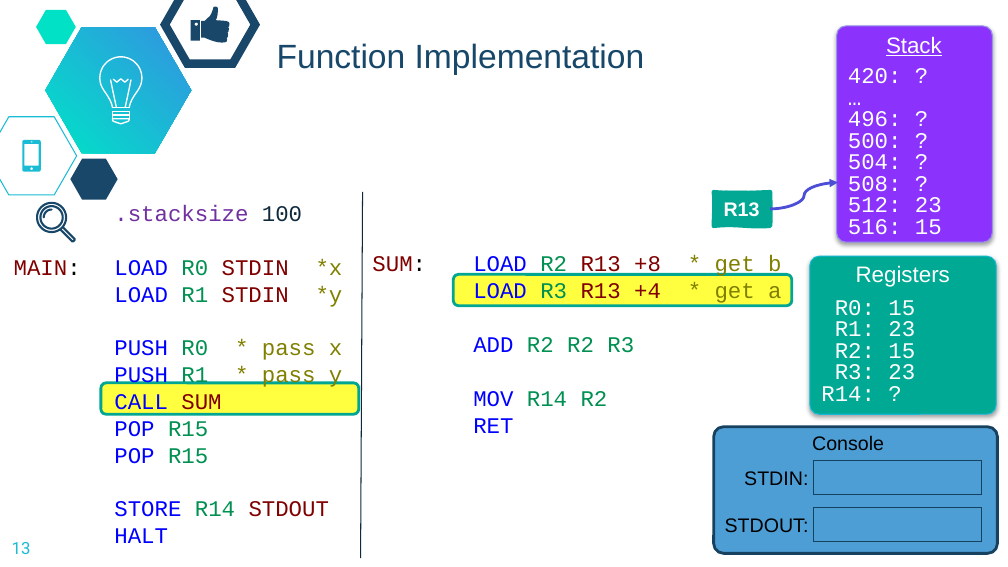
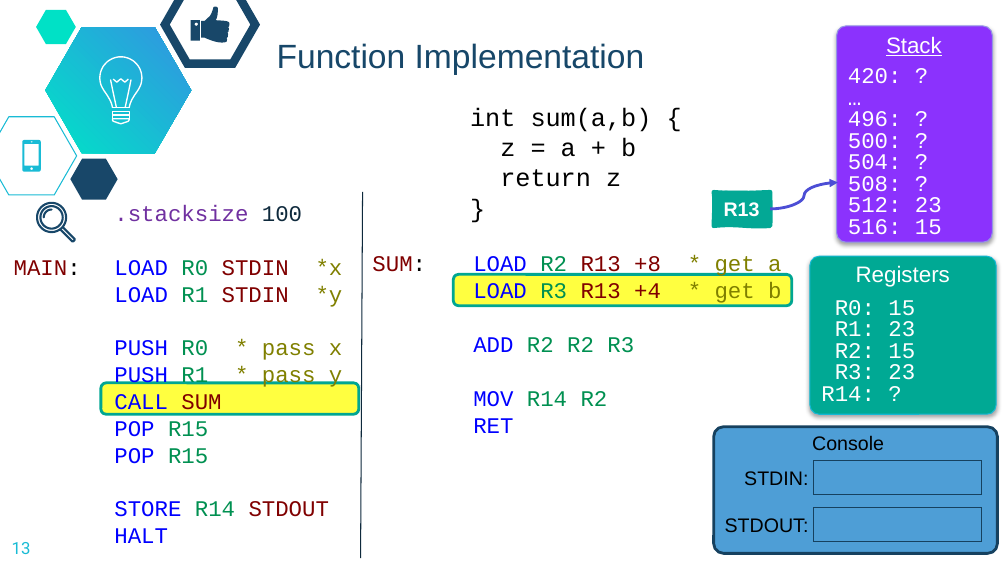
Before and after one commit to dickinson-comp256/COMP256, a slide deck: slide 13 of docs/slides/19-S-ImplementingFunctions.pptx. Drawn at 1008x567 pixels with LibreOffice and Linux fonts; fonts in the diff are those of the drawing; background and template pictures are left out. Boxes give left, top, right and bottom in pixels: in the first picture for what was removed or moved away, otherwise in the second. Text is boxed around its words. In the diff, an @@ line names an element or a change of style, - is before the commit and + after.

```diff
--- a/docs/slides/19-S-ImplementingFunctions.pptx
+++ b/docs/slides/19-S-ImplementingFunctions.pptx
@@ text added at (470,108,652,187), 18 pt, text #000000 @@
+int sum(a,b) {
+z = a + b
+return z
+}
@@ text at (372,255,781,305): text changed @@
-SUM: LOAD R2 R13 +8 * get b
-LOAD R3 R13 +4 * get a
+SUM: LOAD R2 R13 +8 * get a
+LOAD R3 R13 +4 * get b
```
Also in this commit, not shown: 13 other slides changed, 1 slide removed.
